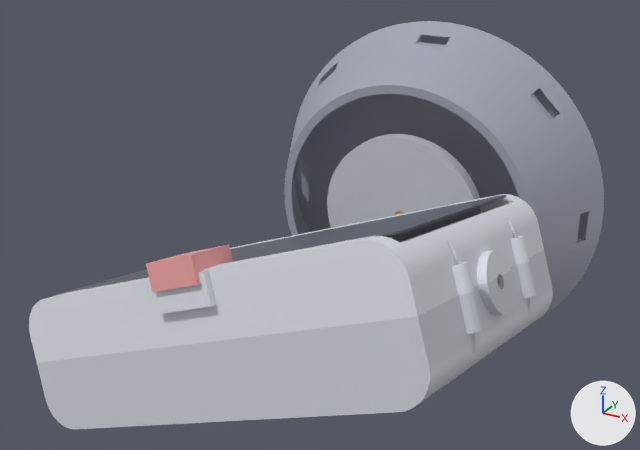
Two versions of the glTF model web/assembly.glb, one commit apart.
Rendered twice from a camera (50 mm lens) standing at (188.0, -490.0, 203.0) and looking at (-14.0, -122.0, 19.0). Every picture has the same lights, and +X, +Y and +Z are marked at lower right. The first picture is the older version. Where no turn or scale is listed for an object, it has been applied to the vertices.

Objects in the first picture: 'base', 'camera_ref', 'head_back', 'head_bezel', 'pan_platform', 'screen_ref'.
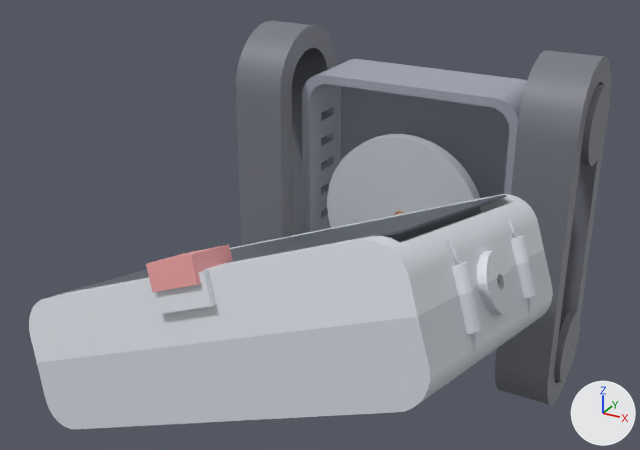
Patch to the scene script:
```diff
--- a/web/assembly.glb.py
+++ b/web/assembly.glb.py
@@ me_track_r @@
+me_track_r.from_pydata(...)  # 524 vertices, 1040 faces; spans x 69.0..102.0, y -70.0..0.0, z -101.0..101.0
+me_track_r.materials.append(mat_defaultmaterial_002)
@@ me_track_l @@
+me_track_l.from_pydata(...)  # 524 vertices, 1040 faces; spans x -102.0..-69.0, y -70.0..0.0, z -101.0..101.0
+me_track_l.materials.append(mat_defaultmaterial_001)
@@ me_chassis @@
+me_chassis.from_pydata(...)  # 1429 vertices, 2926 faces; spans x -65.0..65.0, y -52.0..-7.0, z -78.0..78.0
+me_chassis.materials.append(mat_defaultmaterial)
@@ ob_base @@
-ob_base = bpy.data.objects.new('base', me_base)
-ob_base.location = (0.0, 0.0, 0.0)
@@ ob_track_r @@
+ob_track_r = bpy.data.objects.new('track_R', me_track_r)
+ob_track_r.location = (0.0, 0.0, 0.0)
@@ ob_track_l @@
+ob_track_l = bpy.data.objects.new('track_L', me_track_l)
+ob_track_l.location = (0.0, 0.0, 0.0)
@@ ob_chassis @@
+ob_chassis = bpy.data.objects.new('chassis', me_chassis)
+ob_chassis.location = (0.0, 0.0, 0.0)
```

Pixel boxes [x1, y1, x2, y2] of what changed, in the pictures (640 x 450 px):
'base', deleted: before [284, 21, 604, 320]
'track_R', added: after [495, 50, 611, 405]
'chassis', added: after [302, 59, 527, 356]
'track_L', added: after [236, 21, 337, 245]
